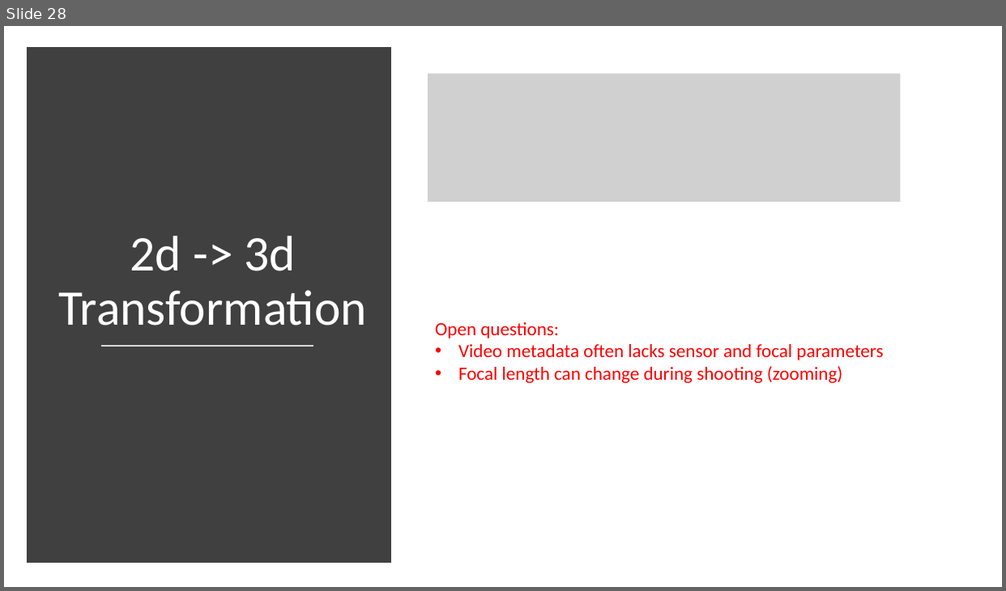
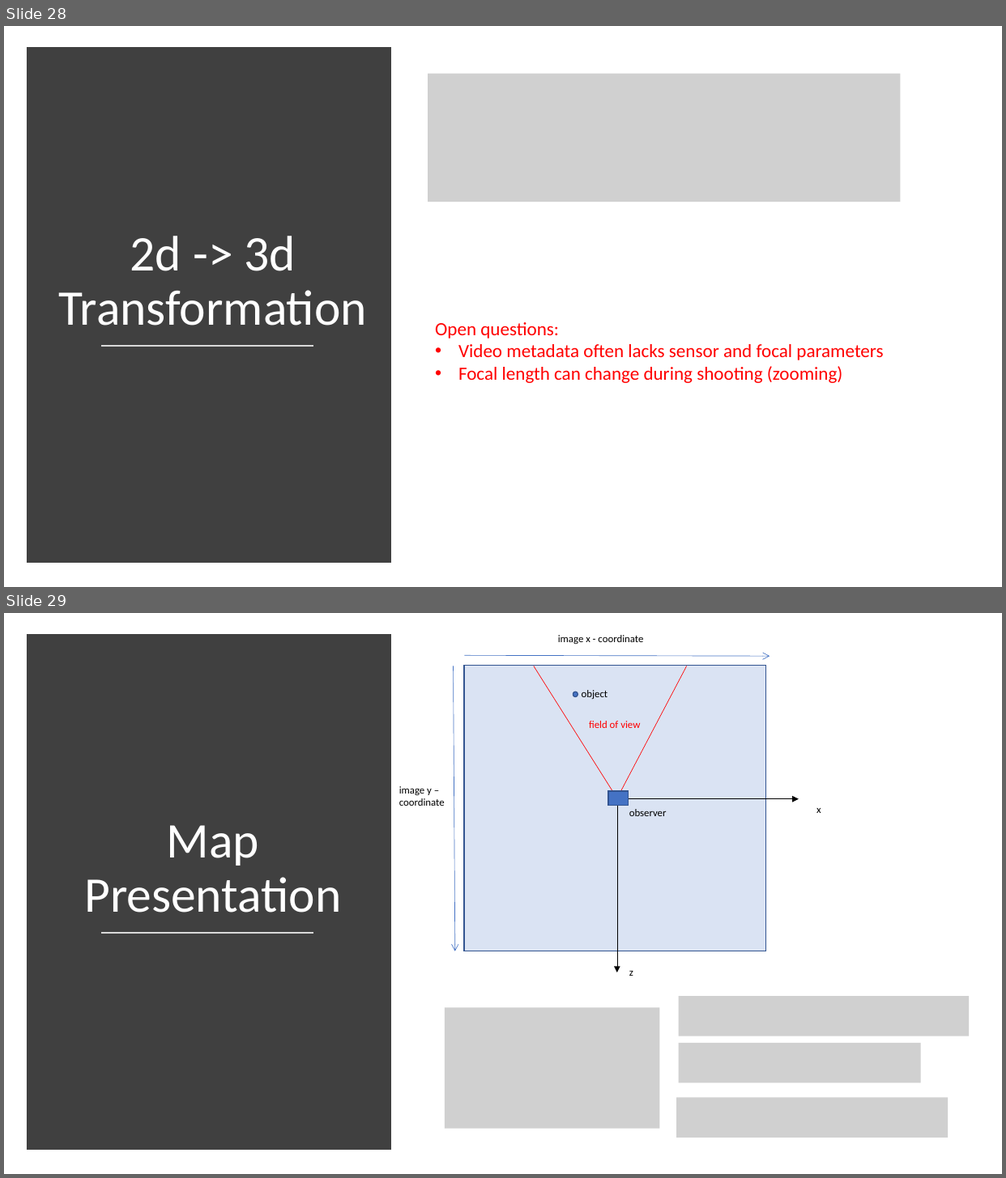
Before and after one commit to SakariLampola/Thesis, a slide deck: presentations/Audit 20180301.pptx. Shown one above the other, each under a label of ours: slide 28 before the commit, slides 28 and 29 after it. The pictures are 1006x591 and 1006x1178 pixels, drawn with LibreOffice and Linux fonts; fonts in the diff are those of the drawing; grey boxes stand for pictures. Boxes give left, top, right and bottom in pixels: in the first picture for what was removed or moved away, otherwise in the second. Text is boxed around its words. In the diff, an @@ line names an element or a change of style, - is before the commit and + after.

```diff
--- a/presentations/Audit 20180301.pptx
+++ b/presentations/Audit 20180301.pptx
@@ slide 29 added at [4, 613, 1002, 1174], background #FFFFFF @@
@@ text added at [558, 635, 643, 644], 10 pt, text #000000 @@
+image x - coordinate
@@ rectangle added at [32, 639, 386, 1145], fill #404040, outline #404040 10 pt @@
@@ arrow added from (464, 656) to (769, 657), #4472C4 0.5 pt @@
@@ arrow added from (454, 666) to (455, 952), #4472C4 0.5 pt @@
@@ rectangle added at [464, 666, 766, 952], fill #DAE3F3, outline #325491 1 pt @@
@@ line added from (617, 798) to (534, 666), #FF0000 0.5 pt @@
@@ line added from (617, 798) to (687, 666), #FF0000 0.5 pt @@
@@ ellipse added at [573, 692, 577, 697], fill #4472C4, outline #325491 1 pt @@
@@ text added at [582, 690, 608, 699], 10 pt, text #000000 @@
+object
@@ text added at [589, 721, 640, 728], 10 pt, text #FF0000 @@
+field of view
@@ text added at [399, 786, 445, 806], 10 pt, text #000000 @@
+image y –
+coordinate
@@ rectangle added at [608, 791, 628, 806], fill #4472C4, outline #325491 1 pt @@
@@ arrow added from (617, 798) to (617, 973), #000000 0.5 pt @@
@@ arrow added from (617, 799) to (799, 799), #000000 0.5 pt @@
@@ text added at [84, 825, 341, 913], 48 pt, text #FFFFFF @@
+Map Presentation
@@ text added at [629, 809, 667, 816], 10 pt, text #000000 @@
+observer
@@ text added at [816, 808, 821, 813], 10 pt, text #000000 @@
+x
@@ line added from (101, 934) to (313, 934), #D9D9D9 1.75 pt @@
@@ text added at [629, 971, 633, 976], 10 pt, text #000000 @@
+z
@@ picture added at [679, 996, 969, 1037] @@
@@ picture added at [445, 1007, 660, 1129] @@
@@ picture added at [679, 1043, 921, 1084] @@
@@ picture added at [677, 1098, 948, 1139] @@
```
Also in this commit, not shown: 2 slides changed, 1 other slide added, 5 other files.
